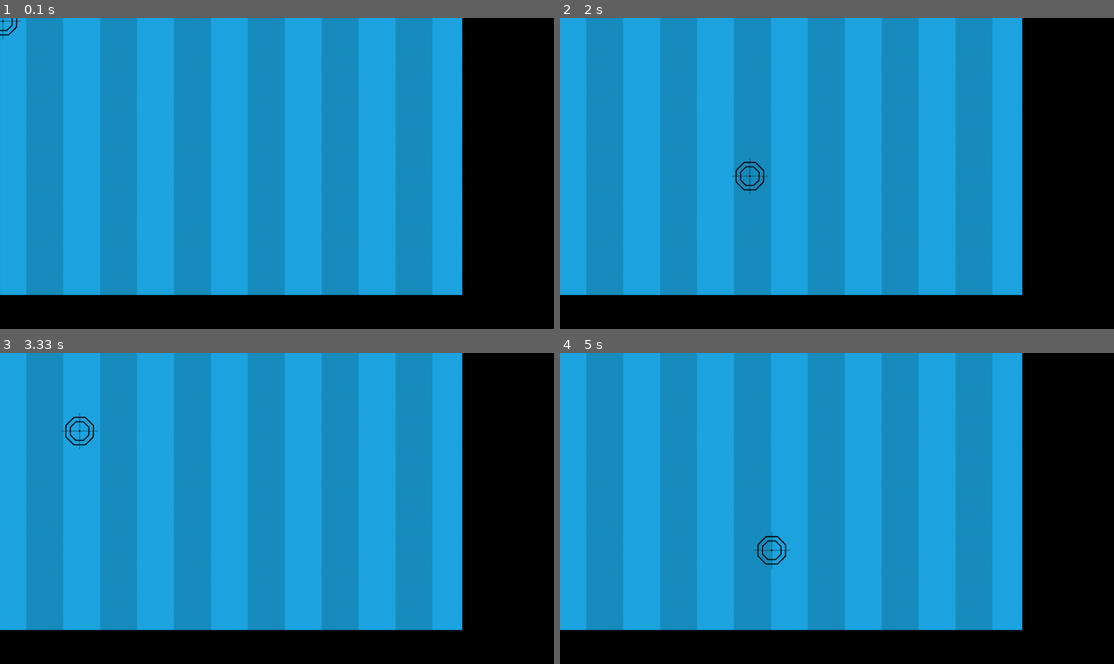
Above: before the commit, frames 1-4 (two rows, left to right).
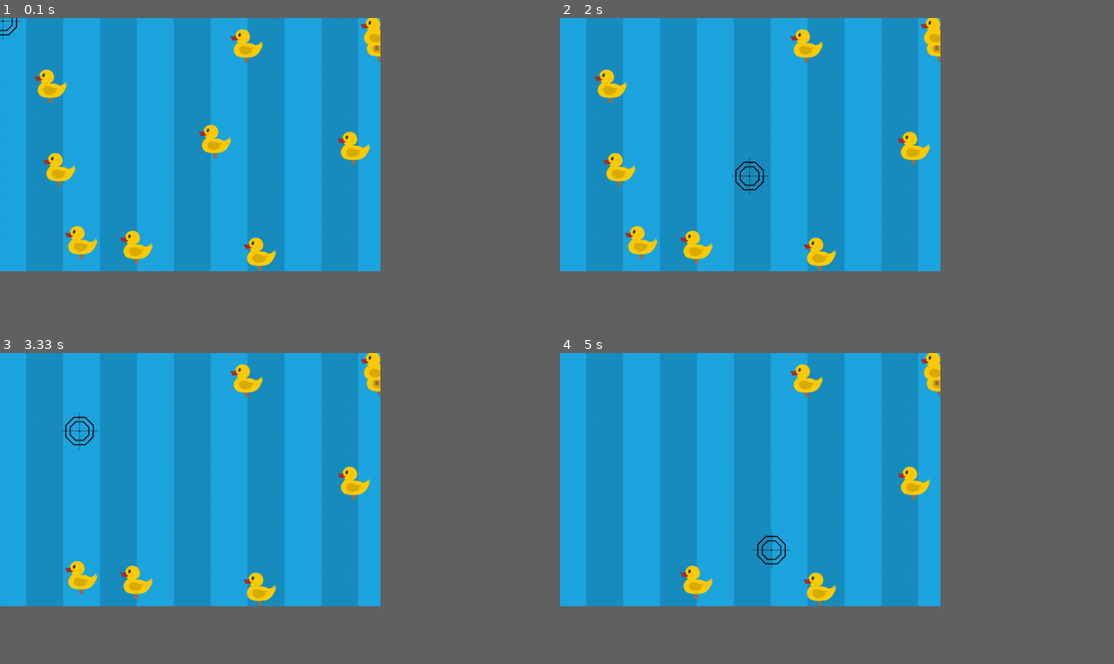
Above: after the commit, the same moments.

Repository: hyunsang4072/learn-pygame
Game: pygame game, started from intro_to_sprites.py
Same seed, same stepped clock (60 frames per second), same inputs: the game is played once before the commit and once after it.
Inputs (mouse positions are in pixels of both pictures, inside the frame that each line leads up to):
- Up to frame 1 (0.1 s): no input
- Up to frame 2 (2 s): click (748, 145) at 0.38 s; click (787, 201) at 0.72 s; click (886, 232) at 1.05 s; click (659, 95) at 1.38 s; click (748, 176) at 1.72 s
- Up to frame 3 (3.33 s): click (138, 427) at 2.05 s; click (321, 545) at 2.38 s; click (66, 505) at 2.72 s; click (77, 430) at 3.05 s
- Up to frame 4 (5 s): click (659, 524) at 3.38 s; click (886, 536) at 3.72 s; click (632, 573) at 4.05 s; click (632, 496) at 4.38 s; click (770, 548) at 4.72 s
The window is 900x506 before the commit and 618x412 after it. Grey fills any space a smaller window leaves; there, only what the larger window draws over its background counts as a difference.

The runs differ from the first frame. In frame 1, 22% of the frame differs, in the area x 0-84%, y 0-90%; in frame 2, 21%; in frame 3, 21%; in frame 4, 20%.

Commit message:
shooting game

Diff:
--- a/intro_to_sprites.py
+++ b/intro_to_sprites.py
@@ -1,26 +1,40 @@
-import pygame, sys
+import pygame, sys, random as r
 
-class Hairyhair(pygame.sprite.Sprite):
+class Hairyhair(pygame.sprite.Sprite):  # Follow mouse cursor
     def __init__(self, pic_path):
         super().__init__()
         self.image = pygame.image.load(pic_path)
         # self.image.fill(color)
         self.rect = self.image.get_rect()
         # self.rect.center = [pos_x, pos_y]
+        # Get gunshot sound
+        self.gunshot = pygame.mixer.Sound("lmg_fire01.mp3")
+
+    # Add shooting action
+    def shoot(self):
+        self.gunshot.play()
+        pygame.sprite.spritecollide(hairyhair, target_group, True)
 
     def update(self):
         self.rect.center = pygame.mouse.get_pos()
+
+class Target(pygame.sprite.Sprite):
+    def __init__(self, pic_path, pos_x, pos_y):
+        super().__init__()
+        self.image = pygame.image.load(pic_path)
+        self.rect = self.image.get_rect()
+        self.rect.center = [pos_x, pos_y]
 
 # General setup
 pygame.init()
 clock = pygame.time.Clock()
 
 # Colors
-white = (255, 255, 255)
+# white = (255, 255, 255)
 
 # Game screen
-screen_width = 1920 // 2
-screen_height = 1080 // 2
+screen_width = 1920 // 2 - 300
+screen_height = 1080 // 2 - 100
 screen = pygame.display.set_mode((screen_width, screen_height))
 
 # Set background
@@ -34,15 +48,23 @@
 hairyhair_group = pygame.sprite.Group()
 hairyhair_group.add(hairyhair)
 
+# Target
+target_group = pygame.sprite.Group()
+for target in range(10):
+    new_target = Target("DuckYellow_3.png", r.randrange(0, screen_width), r.randrange(0, screen_height))
+    target_group.add(new_target)
+
 while True:
     for event in pygame.event.get():
         if event.type == pygame.QUIT:
             pygame.quit()
             sys.exit()
-
+        if event.type == pygame.MOUSEBUTTONDOWN:
+            hairyhair.shoot()
 
     pygame.display.flip()
     screen.blit(background, (0, 0))
+    target_group.draw(screen)
     hairyhair_group.draw(screen)
 
     # Get mouse position and update
Binary file added: DuckYellow_3.png
Not shown, added: lmg_fire01.mp3
